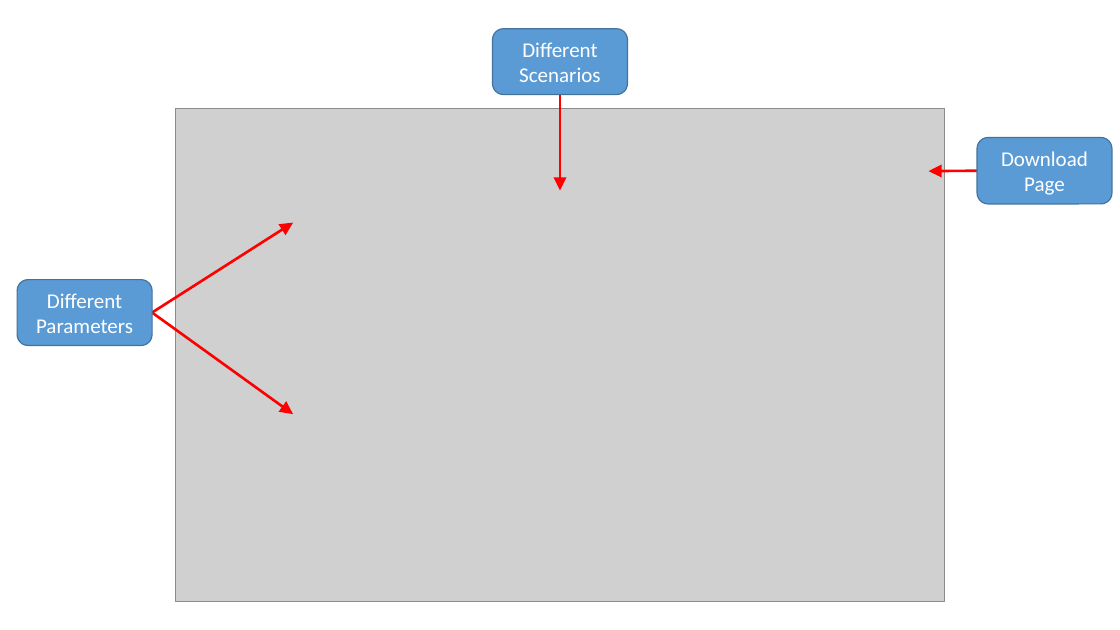
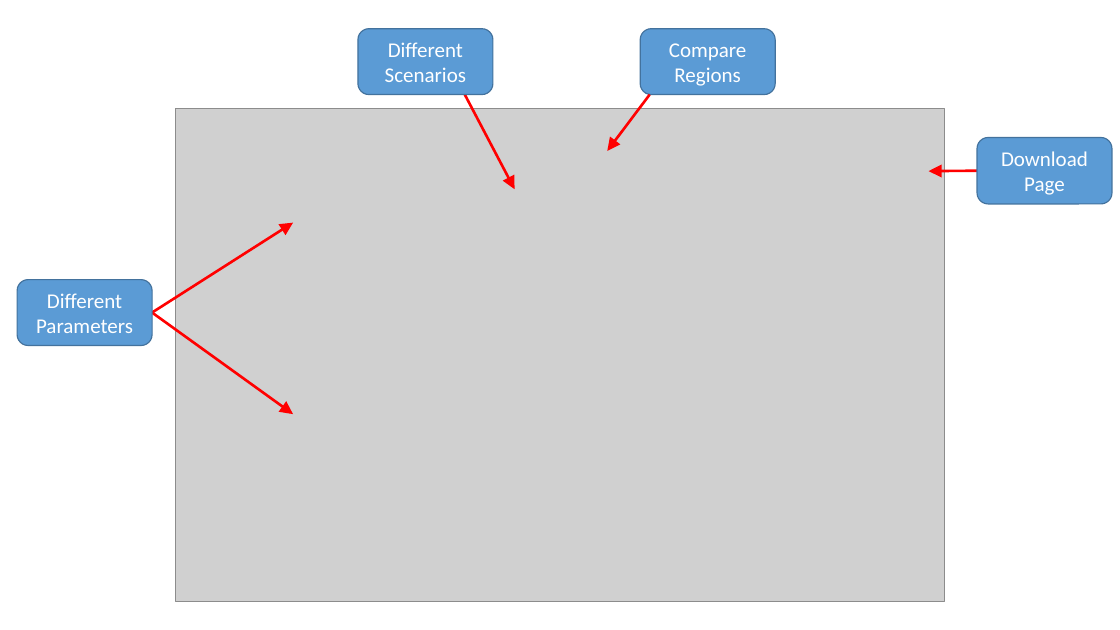
Before and after one commit to JGCRI/argus, a slide deck: slide 10 of vignettes/vignetteFigs/00vignetteFigs.pptx. Drawn at 1120x630 pixels with LibreOffice and Linux fonts; fonts in the diff are those of the drawing; grey boxes stand for pictures. Boxes give left, top, right and bottom in pixels: in the first picture for what was removed or moved away, otherwise in the second. Text is boxed around its words. In the diff, an @@ line names an element or a change of style, - is before the commit and + after.

```diff
--- a/vignettes/vignetteFigs/00vignetteFigs.pptx
+++ b/vignettes/vignetteFigs/00vignetteFigs.pptx
@@ rounded rectangle "Different Scenarios": place and size @@
-rounded rectangle "Different Scenarios" at [492,29,628,94]
+rounded rectangle "Different Scenarios" at [358,29,493,94]
@@ rounded rectangle added at [640,29,776,94], fill #5B9BD5, outline #43739E 1 pt, 18 pt, text #FFFFFF @@
+Compare Regions
@@ arrow moved from (560, 95) - (560, 191) to (465, 95) - (515, 189) @@
@@ arrow added from (649, 95) to (607, 151), #FF0000 2.25 pt @@
```
Also in this commit, not shown: 1 other slide changed, 2 slides added, 2 slides removed, 6 other files.
